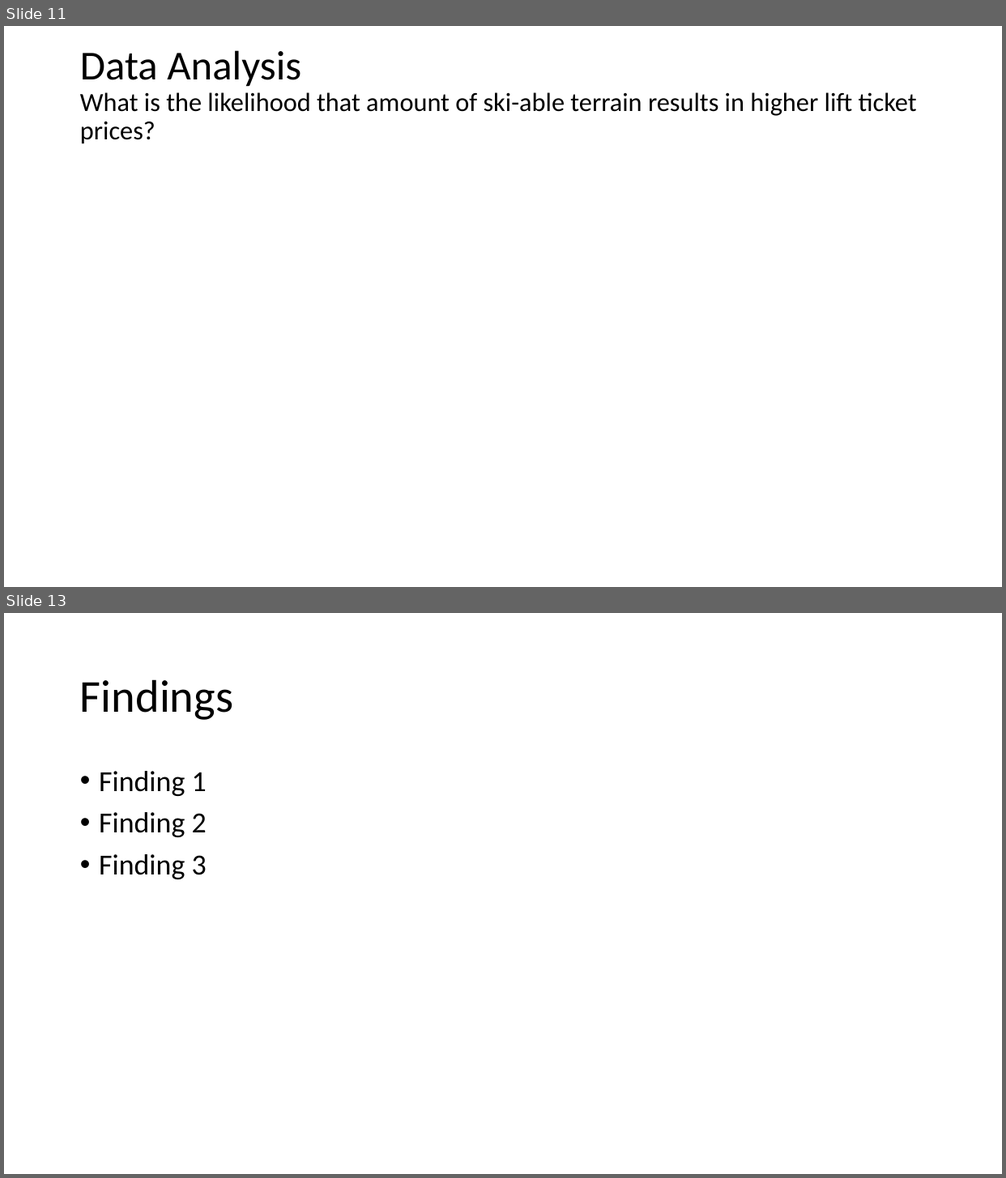
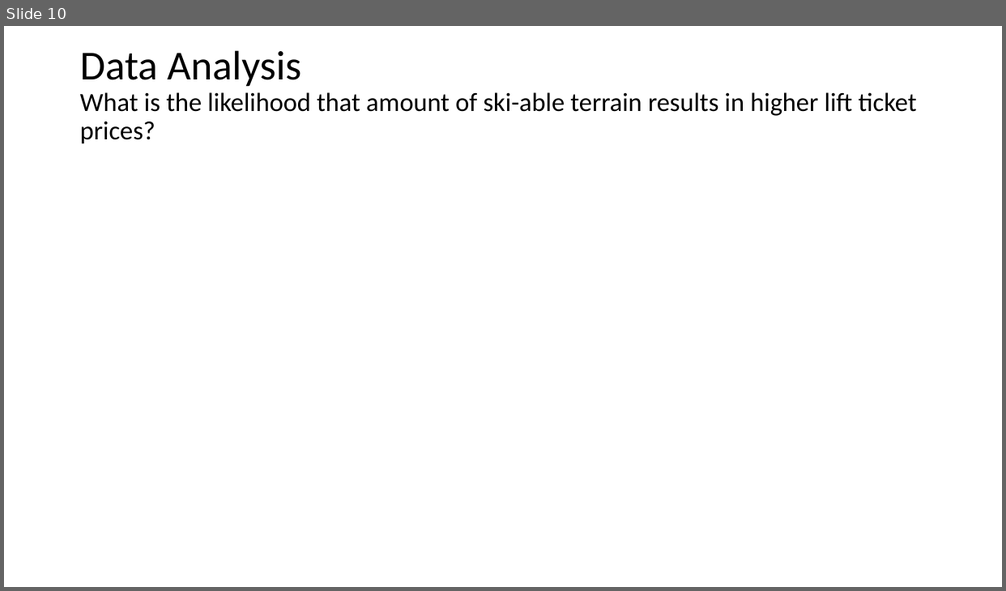
Before and after one commit to elu267/Group_Project_Unit18, a slide deck: PPT/Group_Presentation.pptx. Shown one above the other, each under a label of ours: slides 11 and 13 before the commit, slide 10 after it; the slides between them are not shown. The pictures are 1006x1178 and 1006x591 pixels, drawn with LibreOffice and Linux fonts; fonts in the diff are those of the drawing. Boxes give left, top, right and bottom in pixels: in the first picture for what was removed or moved away, otherwise in the second. Text is boxed around its words. In the diff, an @@ line names an element or a change of style, - is before the commit and + after.

```diff
--- a/PPT/Group_Presentation.pptx
+++ b/PPT/Group_Presentation.pptx
@@ slide 13 removed at (4, 613, 1002, 1174), background #FFFFFF @@
@@ title removed at (80, 679, 233, 720) @@
-Findings
@@ text removed at (99, 771, 206, 879) @@
-• Finding 1
-• Finding 2
-• Finding 3
@@ what was slide 11 is now slide 10 @@
```
Also in this commit, not shown: 7 slides changed, 2 other slides removed.
